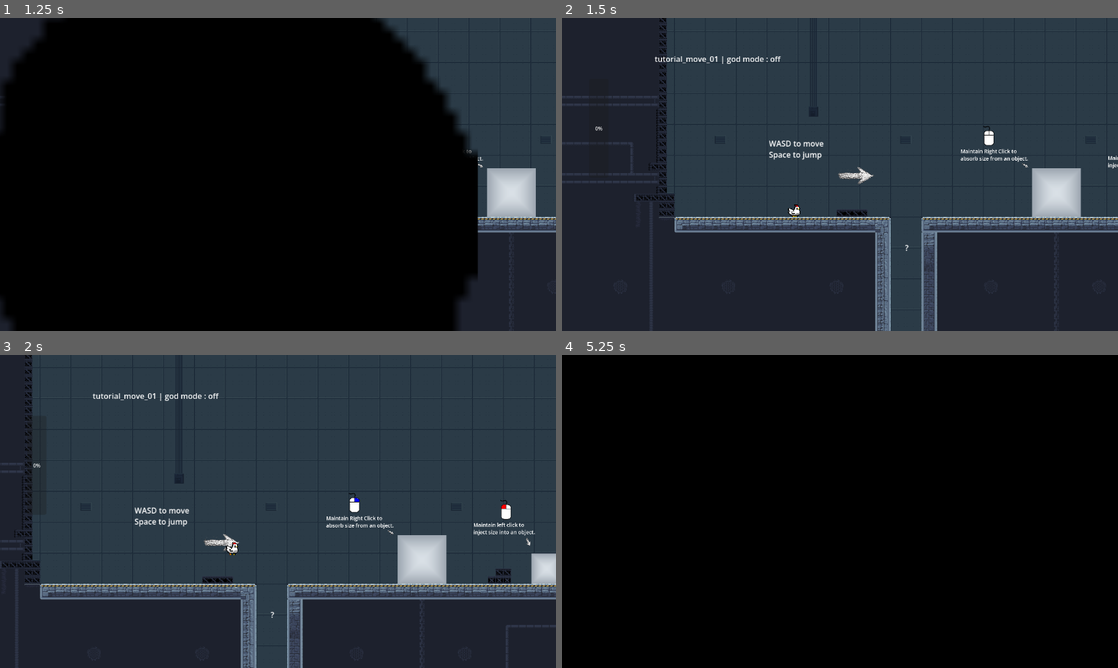
Above: before the commit, frames 1-4 (two rows, left to right).
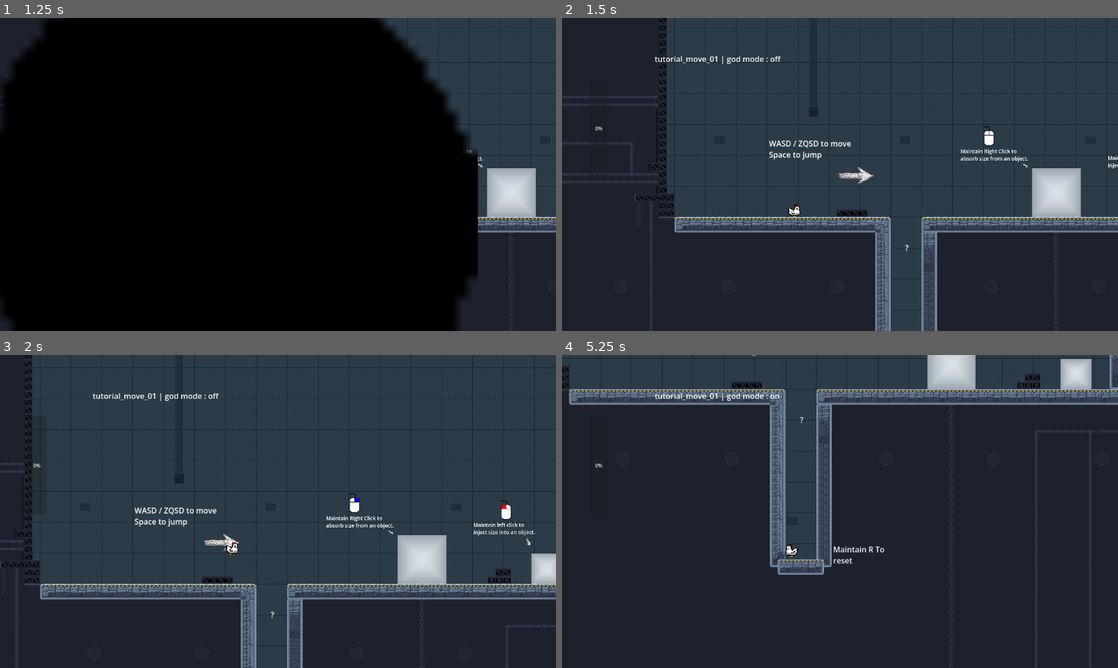
Above: after the commit, the same moments.

Repository: mgi-dev/size-them-up
Game: Godot game, scene res://scenes/levels/tutorial/intro_00.tscn
Two runs of this game, one before a commit and one after it. Both use one fixed random seed, a clock stepped at 60 frames per second and the inputs below. Sound files missing from this copy of the repository are replaced by a short silence.
Inputs (mouse positions are in pixels of both pictures, inside the frame that each line leads up to):
- Up to frame 1 (1.25 s): click (172, 64) at 0.5 s
- Up to frame 2 (1.5 s): tap Enter at 1.25 s; move the mouse to (962, 158) at 1.27 s; hold D (player_move_right) from 1.28 s (still down); hold Tab (change_resize_mode) from 1.28 s (still down)
- Up to frame 3 (2 s): keep holding D (player_move_right); keep holding Tab (change_resize_mode); tap Space (player_jump) at 1.52 s
- Up to frame 4 (5.25 s): tap Enter every 0.75 s from 2 to 5 s; move the mouse to (728, 527) at 2.02 s; release D (player_move_right) at 2.03 s; release Tab (change_resize_mode) at 2.03 s; hold S (player_down) 2.03-2.78 s; click (728, 527) at 2.1 s; tap Space (player_jump) at 2.27, 3.77, 4.52 s; move the mouse to (895, 442) at 2.77 s; hold E (interact) 2.78-3.53 s; hold D (player_move_right) 2.78-4.28 s; move the mouse to (812, 574) at 3.52 s; tap W (player_climb) at 3.6 s; move the mouse to (1006, 558) at 4.27 s; hold Right mouse button (size_down) 4.28-5.03 s; hold A (player_move_left) from 4.28 s (still down); tap R (reset_scene) at 4.9 s; move the mouse to (673, 464) at 5.02 s; tap G (toggle_god_mode) at 5.1 s

Frame 1 is identical in both runs. In frame 2, 0.1% of the frame differs, in the area x 41-52%, y 39-42%; in frame 3, 0.1%; in frame 4, 100%, in the area x 0-100%, y 0-100%.

Commit message:
reset scene by long press

Diff:
--- a/autoloads/game_state.gd
+++ b/autoloads/game_state.gd
@@ -13,7 +13,7 @@
 	SignalBus.gauge_changed.connect(on_gauge_changed)
 	SignalBus.resize_mode_selected.connect(on_resize_mode_changed)
 	SignalBus.multi_resize_mode_changed.connect(func(enabled): multi_resize_mode_enabled=enabled)
-
+	SignalBus.reset_scene_animation_completed.connect(func(): print(get_tree().reload_current_scene()))
 
 
 func _physics_process(delta):
@@ -23,7 +23,11 @@
 
 		print("god mode is ", "on" if god_mode else "off")
 	if Input.is_action_just_pressed("reset_scene"):
-		get_tree().reload_current_scene()
+		SignalBus.reset_scene_start.emit()
+
+	if Input.is_action_just_released("reset_scene"):
+		SignalBus.reset_scene_cancel.emit()
+
 
 func on_gauge_changed(percentage: float) -> void:
 	if percentage >= 100:
--- a/autoloads/signal_bus.gd
+++ b/autoloads/signal_bus.gd
@@ -3,7 +3,9 @@
 signal resize_mode_selected(resize_mode: Enums.RESIZE_MODE)
 signal multi_resize_mode_changed(enabled: bool)
 
-
+signal reset_scene_start()
+signal reset_scene_cancel()
+signal reset_scene_animation_completed()
 
 signal resized(size: float)
 signal gauge_changed(percentage: float)
--- a/scenes/characters/player/player.tscn
+++ b/scenes/characters/player/player.tscn
@@ -4,6 +4,8 @@
 [ext_resource type="Texture2D" uid="uid://ufjwd60440e3" path="res://assets/chicken_right.png" id="2_686vu"]
 [ext_resource type="Script" uid="uid://b0cm5ude3n4w2" path="res://scenes/characters/player/info_label.gd" id="4_hss88"]
 [ext_resource type="PackedScene" uid="uid://x6ws58pt7pdt" path="res://scenes/characters/player/resize_gun.tscn" id="4_qd3e3"]
+[ext_resource type="Texture2D" uid="uid://c3aa5kttrdifb" path="res://assets/images/letters/R_key_loading.png" id="5_qd3e3"]
+[ext_resource type="Script" uid="uid://doipwc2fy2vh2" path="res://scenes/characters/player/reset_scene_indicator.gd" id="6_6avc5"]
 
 [sub_resource type="RectangleShape2D" id="RectangleShape2D_hss88"]
 size = Vector2(26, 26)
@@ -62,6 +64,113 @@
 
 [sub_resource type="RectangleShape2D" id="RectangleShape2D_qd3e3"]
 size = Vector2(26, 26)
+
+[sub_resource type="AtlasTexture" id="AtlasTexture_3xnwo"]
+atlas = ExtResource("5_qd3e3")
+region = Rect2(0, 0, 125, 125)
+
+[sub_resource type="AtlasTexture" id="AtlasTexture_djydg"]
+atlas = ExtResource("5_qd3e3")
+region = Rect2(125, 0, 125, 125)
+
+[sub_resource type="AtlasTexture" id="AtlasTexture_bsn6e"]
+atlas = ExtResource("5_qd3e3")
+region = Rect2(250, 0, 125, 125)
+
+[sub_resource type="AtlasTexture" id="AtlasTexture_blysn"]
+atlas = ExtResource("5_qd3e3")
+region = Rect2(375, 0, 125, 125)
+
+[sub_resource type="AtlasTexture" id="AtlasTexture_hv5x3"]
+atlas = ExtResource("5_qd3e3")
+region = Rect2(500, 0, 125, 125)
+
+[sub_resource type="AtlasTexture" id="AtlasTexture_ykrpk"]
+atlas = ExtResource("5_qd3e3")
+region = Rect2(625, 0, 125, 125)
+
+[sub_resource type="AtlasTexture" id="AtlasTexture_i1nod"]
+atlas = ExtResource("5_qd3e3")
+region = Rect2(750, 0, 125, 125)
+
+[sub_resource type="AtlasTexture" id="AtlasTexture_4kqyw"]
+atlas = ExtResource("5_qd3e3")
+region = Rect2(875, 0, 125, 125)
+
+[sub_resource type="AtlasTexture" id="AtlasTexture_svuau"]
+atlas = ExtResource("5_qd3e3")
+region = Rect2(1000, 0, 125, 125)
+
+[sub_resource type="AtlasTexture" id="AtlasTexture_ro20i"]
+atlas = ExtResource("5_qd3e3")
+region = Rect2(1125, 0, 125, 125)
+
+[sub_resource type="AtlasTexture" id="AtlasTexture_8y75b"]
+atlas = ExtResource("5_qd3e3")
+region = Rect2(1250, 0, 125, 125)
+
+[sub_resource type="AtlasTexture" id="AtlasTexture_tebod"]
+atlas = ExtResource("5_qd3e3")
+region = Rect2(1375, 0, 125, 125)
+
+[sub_resource type="AtlasTexture" id="AtlasTexture_6nfx3"]
+atlas = ExtResource("5_qd3e3")
+region = Rect2(1500, 0, 125, 125)
+
+[sub_resource type="SpriteFrames" id="SpriteFrames_3hnlq"]
+animations = [{
+"frames": [{
+"duration": 1.0,
+"texture": null
+}],
+"loop": false,
+"name": &"default",
+"speed": 12.0
+}, {
+"frames": [{
+"duration": 1.0,
+"texture": SubResource("AtlasTexture_3xnwo")
+}, {
+"duration": 1.0,
+"texture": SubResource("AtlasTexture_djydg")
+}, {
+"duration": 1.0,
+"texture": SubResource("AtlasTexture_bsn6e")
+}, {
+"duration": 1.0,
+"texture": SubResource("AtlasTexture_blysn")
+}, {
+"duration": 1.0,
+"texture": SubResource("AtlasTexture_hv5x3")
+}, {
+"duration": 1.0,
+"texture": SubResource("AtlasTexture_ykrpk")
+}, {
+"duration": 1.0,
+"texture": SubResource("AtlasTexture_i1nod")
+}, {
+"duration": 1.0,
+"texture": SubResource("AtlasTexture_4kqyw")
+}, {
+"duration": 1.0,
+"texture": SubResource("AtlasTexture_svuau")
+}, {
+"duration": 1.0,
+"texture": SubResource("AtlasTexture_ro20i")
+}, {
+"duration": 1.0,
+"texture": SubResource("AtlasTexture_8y75b")
+}, {
+"duration": 1.0,
+"texture": SubResource("AtlasTexture_tebod")
+}, {
+"duration": 1.0,
+"texture": SubResource("AtlasTexture_6nfx3")
+}],
+"loop": false,
+"name": &"reset",
+"speed": 12.0
+}]
 
 [node name="Player" type="CharacterBody2D" unique_id=217472232]
 z_index = 50
@@ -96,5 +205,11 @@
 
 [node name="ResizeGun" parent="." unique_id=621160300 instance=ExtResource("4_qd3e3")]
 
+[node name="ResetSceneIndicator" type="AnimatedSprite2D" parent="." unique_id=701908042]
+position = Vector2(-23, -34.000004)
+scale = Vector2(0.31659946, 0.31659946)
+sprite_frames = SubResource("SpriteFrames_3hnlq")
+script = ExtResource("6_6avc5")
+
 [connection signal="area_shape_entered" from="detector" to="." method="_on_detector_area_shape_entered"]
 [connection signal="area_shape_exited" from="detector" to="." method="_on_detector_area_shape_exited"]
--- /dev/null
+++ b/scenes/characters/player/reset_scene_indicator.gd
@@ -0,0 +1,32 @@
+extends AnimatedSprite2D
+
+@onready var reset_in_progress = false
+
+
+# Called when the node enters the scene tree for the first time.
+func _ready():
+	SignalBus.reset_scene_start.connect(reset_scene_start_animation)
+	SignalBus.reset_scene_cancel.connect(reset_scene_cancel_animation)
+	animation_finished.connect(on_animation_finished)
+
+# Called every frame. 'delta' is the elapsed time since the previous frame.
+func _process(delta):
+	pass
+
+
+
+func reset_scene_start_animation():
+	reset_in_progress = true
+	play("reset")
+
+
+
+func reset_scene_cancel_animation():
+	stop()
+	reset_in_progress = false
+	play("default")
+
+
+func on_animation_finished():
+	if reset_in_progress == true:
+		SignalBus.reset_scene_animation_completed.emit()
--- a/scenes/components/Interactable.tscn
+++ b/scenes/components/Interactable.tscn
@@ -1,8 +1,8 @@
 [gd_scene format=3 uid="uid://cujngdsg4ikqc"]
 
 [ext_resource type="Script" uid="uid://b0fbvpsq5fnk0" path="res://scenes/components/Interractable.gd" id="1_ihtmk"]
-[ext_resource type="Texture2D" uid="uid://b7he88adkx704" path="res://assets/images/E_key.png" id="2_sa6r8"]
-[ext_resource type="Texture2D" uid="uid://htl256rxduur" path="res://assets/images/E_key_0002.png" id="3_plnne"]
+[ext_resource type="Texture2D" uid="uid://b7he88adkx704" path="res://assets/images/letters/E_key.png" id="2_sa6r8"]
+[ext_resource type="Texture2D" uid="uid://htl256rxduur" path="res://assets/images/letters/E_key_0002.png" id="3_plnne"]
 
 [sub_resource type="RectangleShape2D" id="RectangleShape2D_ihtmk"]
 size = Vector2(64, 64)
@@ -47,4 +47,4 @@
 position = Vector2(40, -56)
 sprite_frames = SubResource("SpriteFrames_vhixs")
 autoplay = "default"
-frame_progress = 0.48653644
+frame_progress = 0.17013022
--- a/scenes/levels/tutorial/move_01.tscn
+++ b/scenes/levels/tutorial/move_01.tscn
@@ -21,9 +21,9 @@
 [node name="RichTextLabel" type="RichTextLabel" parent="." index="5" unique_id=102628212]
 offset_left = 51.608963
 offset_top = 475.85733
-offset_right = 216.0
+offset_right = 239.0
 offset_bottom = 528.0
-text = "WASD to move
+text = "WASD / ZQSD to move
 Space to jump"
 
 [node name="Arrow" parent="." index="6" unique_id=693014094 instance=ExtResource("2_sprda")]
@@ -97,33 +97,26 @@
 position = Vector2(1520.2, 441.83905)
 next_scene = ExtResource("8_bolu4")
 
-[node name="RichTextLabel2" type="RichTextLabel" parent="." index="12" unique_id=1555215118]
-offset_left = 1393.9001
-offset_top = 336.49997
-offset_right = 1524.9001
-offset_bottom = 367.49997
-text = "E to open door"
-
-[node name="RichTextLabel3" type="RichTextLabel" parent="." index="13" unique_id=1418501996]
+[node name="RichTextLabel3" type="RichTextLabel" parent="." index="12" unique_id=1418501996]
 offset_left = 403.0
 offset_top = 960.0
 offset_right = 548.0
 offset_bottom = 1017.0
-text = "Press R To reset"
+text = "Maintain R To reset"
 
-[node name="RichTextLabel4" type="RichTextLabel" parent="." index="14" unique_id=2102166230]
+[node name="RichTextLabel4" type="RichTextLabel" parent="." index="13" unique_id=2102166230]
 offset_left = 334.0
 offset_top = 692.0
 offset_right = 352.719
 offset_bottom = 722.55383
 text = "?"
 
-[node name="TileMapLayer" parent="." index="15" unique_id=1558113409]
+[node name="TileMapLayer" parent="." index="14" unique_id=1558113409]
 z_index = -10
 tile_map_data = PackedByteArray("AAAMACcAAwARAAUAAAANACcAAwASAAUAAAAOACcAAwATAAUAAAAPACcAAwAQAAUAAAAxACcAAwASAAUAAAAyAC …(97408 unchanged characters)…
 
 [node name="TileMapLayer" parent="TileMapLayer" index="0" unique_id=1725003024]
 tile_map_data = PackedByteArray("AAAMACcAAAAMAAAAAAANACcAAAANAAAAAAAOACcAAAAOAAAAAAAPACcAAAAPAAAAAAAyACYAAAAVAAEAAAAzAC …(5408 unchanged characters)…
 
-[node name="HalfLadder" parent="." index="16" unique_id=1100483805 instance=ExtResource("9_bolu4")]
+[node name="HalfLadder" parent="." index="15" unique_id=1100483805 instance=ExtResource("9_bolu4")]
 position = Vector2(1130, 585)
Renamed: assets/images/E_key.png -> assets/images/letters/E_key.png
Not shown, added: assets/images/letters/E_key.png.import
Renamed: assets/images/E_key_0001.png -> assets/images/letters/E_key_0001.png
Not shown, changed: assets/images/letters/E_key_0001.png.import
Renamed: assets/images/E_key_0002.png -> assets/images/letters/E_key_0002.png
Not shown, changed: assets/images/letters/E_key_0002.png.import
Binary file added: assets/images/letters/R_key_loading.png
Not shown, changed: assets/images/letters/R_key_loading.png.import
Not shown, added: scenes/characters/player/reset_scene_indicator.gd.uid
